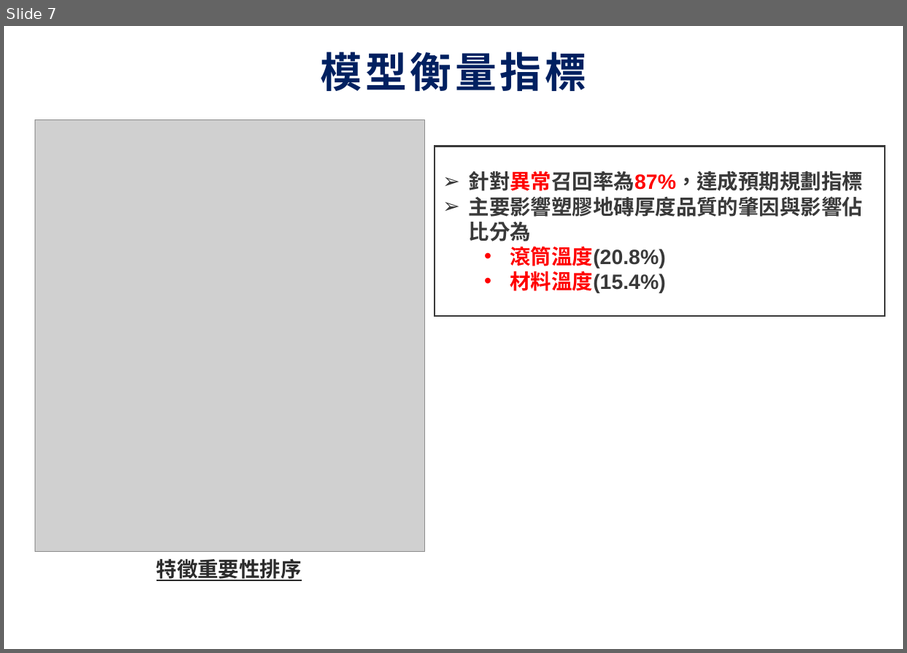
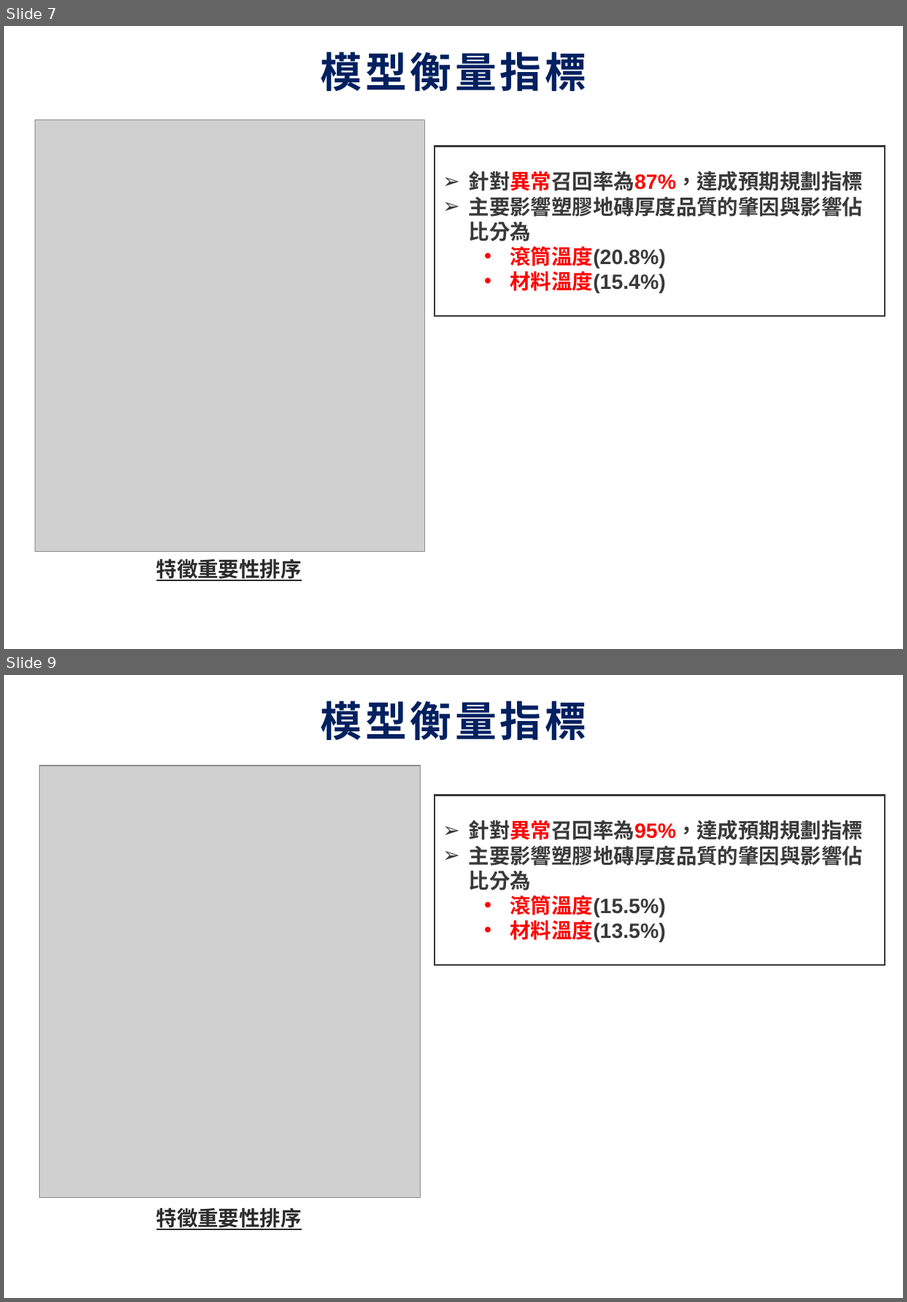
Before and after one commit to ShaoHsienLo/III-HOURM-ENG-record-backup, a slide deck: (1024)宏英分析記錄.pptx. Shown one above the other, each under a label of ours: slide 7 before the commit, slides 7 and 9 after it; the slides between them are not shown. The pictures are 907x653 and 907x1302 pixels, drawn with LibreOffice and Linux fonts; fonts in the diff are those of the drawing; grey boxes stand for pictures; background and template pictures are left out. Boxes give left, top, right and bottom in pixels: in the first picture for what was removed or moved away, otherwise in the second. Text is boxed around its words. In the diff, an @@ line names an element or a change of style, - is before the commit and + after.

```diff
--- a/(1024)宏英分析記錄.pptx
+++ b/(1024)宏英分析記錄.pptx
@@ slide 9 added at [4,675,903,1298], background picture (left out) @@
@@ title added at [321,701,587,740], 36 pt, text #002060, bold @@
+模型衡量指標
@@ picture added at [39,766,420,1198] @@
@@ rectangle added at [435,795,886,966], outline #393939 1.5 pt, 18 pt, text #393939, bold @@
+➢ 針對異常召回率為95%，達成預期規劃指標
+➢ 主要影響塑膠地磚厚度品質的肇因與影響佔比分為
+  • 滾筒溫度(15.5%)
+  • 材料溫度(13.5%)
@@ text added at [157,1205,302,1231], 18 pt, text #2B2B2B, bold, underline @@
+特徵重要性排序
@@ page number added at [435,1279,474,1298], 10.5 pt, text #FFFFFF @@
+8
```
Also in this commit, not shown: 1 other slide added, 1 other file.
